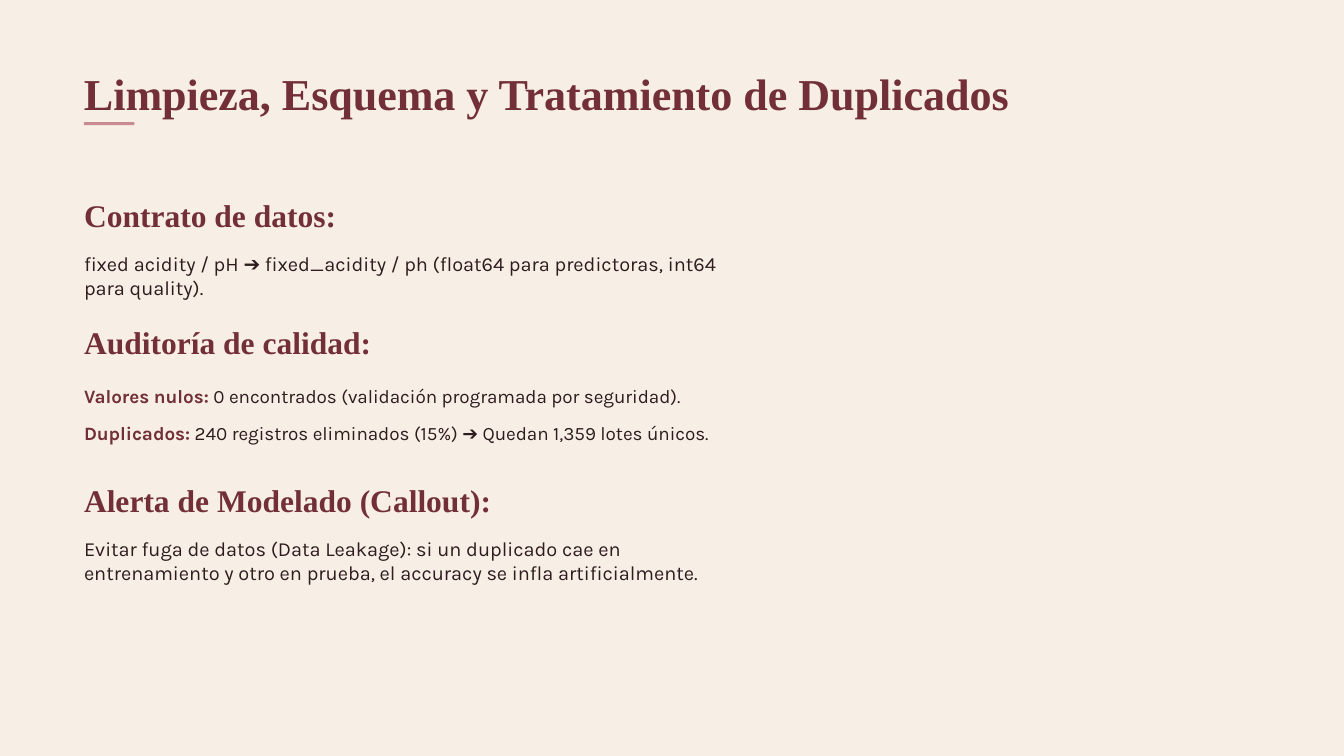
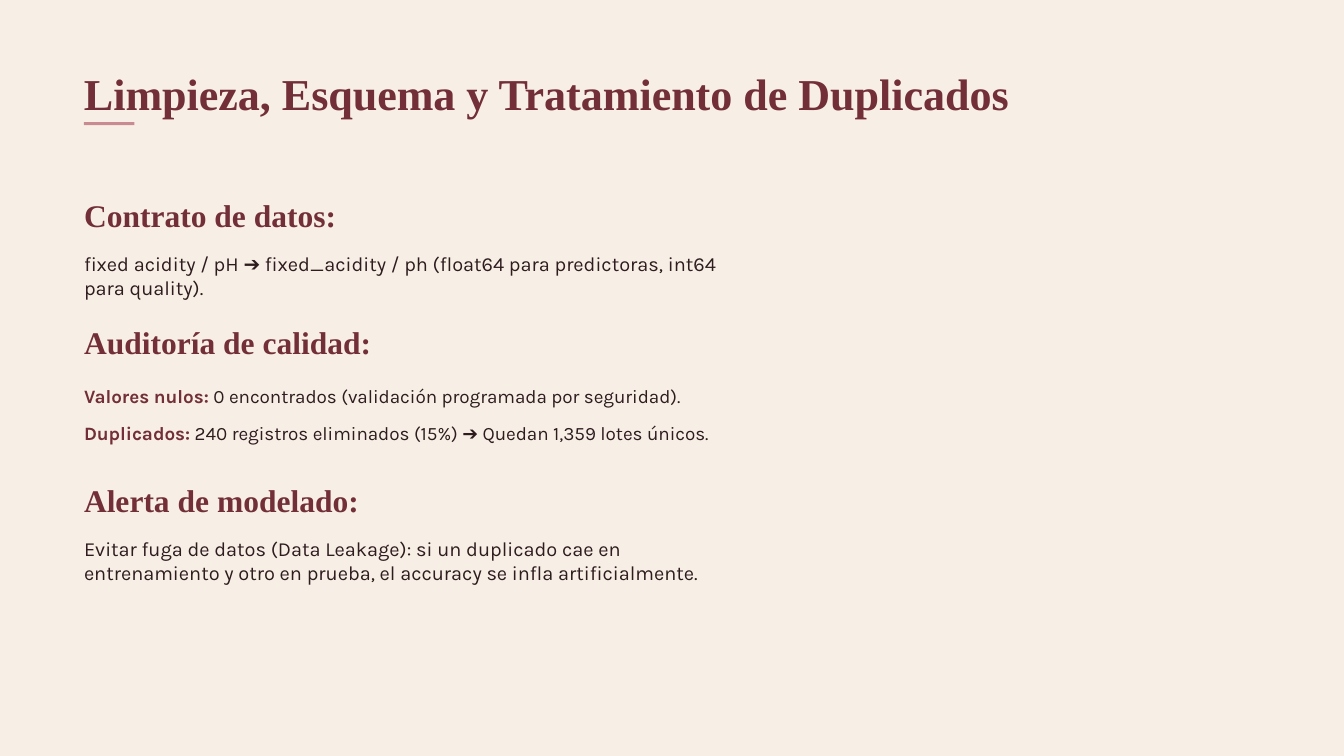
Before and after one commit to XimenaBecOliv07/Naive-Bayes, a slide deck: slide 14 of docs/presentacion/Proyecto_Naive_Bayes.pptx. Drawn at 1344x756 pixels with LibreOffice and Linux fonts; fonts in the diff are those of the drawing. Boxes give left, top, right and bottom in pixels: in the first picture for what was removed or moved away, otherwise in the second. Text is boxed around its words. In the diff, an @@ line names an element or a change of style, - is before the commit and + after.

```diff
--- a/docs/presentacion/Proyecto_Naive_Bayes.pptx
+++ b/docs/presentacion/Proyecto_Naive_Bayes.pptx
@@ text at (84, 490, 359, 513): text changed @@
-Alerta de Modelado (Callout):
+Alerta de modelado:
```
Also in this commit, not shown: 9 other slides changed, 1 other file.
